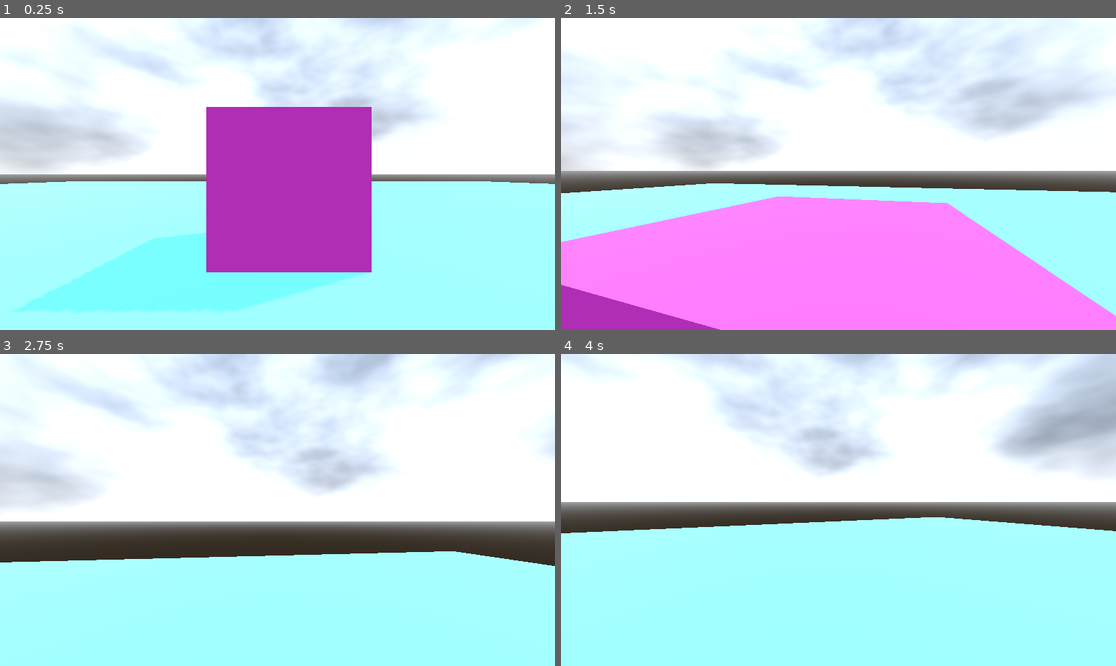
Above: before the commit, frames 1-4 (two rows, left to right).
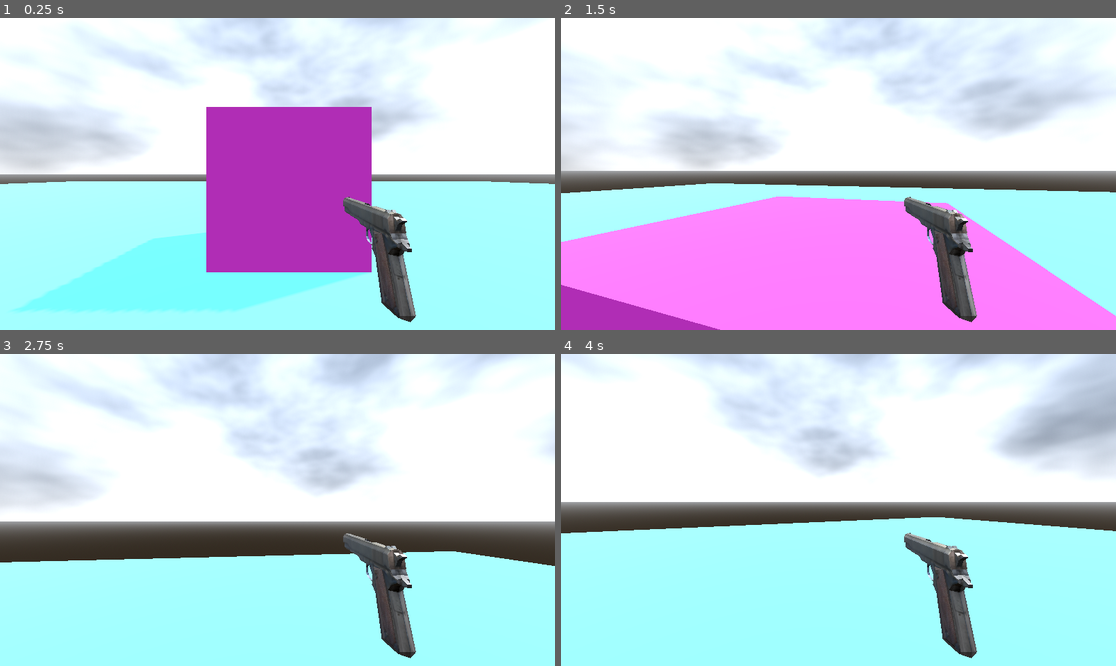
Above: after the commit, the same moments.

Repository: 1Magz1/FPS-Starter-Kit
Game: Godot game, scene res://levels/test/test.tscn
Two runs of this game, one before a commit and one after it. Both use one fixed random seed, a clock stepped at 60 frames per second and the inputs below.
Inputs (mouse positions are in pixels of both pictures, inside the frame that each line leads up to):
- Up to frame 1 (0.25 s): no input
- Up to frame 2 (1.5 s): tap Enter at 0.5 s; move the mouse to (866, 174) at 0.52 s; hold W (move_forward) from 0.53 s (still down); click (866, 174) at 0.6 s; tap Space (action_jump) at 0.77 s; move the mouse to (810, 174) at 1.27 s; tap C (action_crouch) at 1.35 s
- Up to frame 3 (2.75 s): keep holding W (move_forward); tap Space (action_jump) at 1.52 s; click (249, 510) at 1.55 s; move the mouse to (288, 503) at 2.02 s; tap Shift (action_walk) at 2.1 s; click (288, 503) at 2.3 s
- Up to frame 4 (4 s): keep holding W (move_forward); move the mouse to (832, 516) at 2.77 s; click (832, 516) at 2.85 s; tap Space (action_jump) at 3.02, 3.77 s; move the mouse to (877, 513) at 3.52 s; click (877, 513) at 3.6 s

The runs differ from the first frame. In frame 1, 2.3% of the frame differs, in the area x 61-75%, y 57-98%; in frame 2, 2.3%; in frame 3, 2.3%; in frame 4, 2.3%.
Error after the commit: Invalid access to property or key 'player_shoot' on a base object of type 'null instance'. (res://objects/weapon/base_weapon/base_weapon.gd:6)

Commit message:
main
add base weapon

Diff:
--- a/Objects/Player/player.gd
+++ b/Objects/Player/player.gd
@@ -25,6 +25,7 @@
 	'WALK': 'action_walk',
 	'CROUCH': 'action_crouch',
 	'JUMP': 'action_jump',
+	'SHOOT': 'action_shoot',
 }
 const movement_list = {
 	'LEFT': 'move_left',
@@ -41,6 +42,8 @@
 var is_crouch_btn_pressed = false
 const lerp_speed = 10.0
 
+signal player_shoot
+
 func _ready():
 	Input.mouse_mode = Input.MOUSE_MODE_CAPTURED
 
@@ -50,6 +53,7 @@
 	set_movement_state()
 	handle_jump(delta)
 	handle_movement(delta)
+	action_shoot()
 	move_and_slide()
 
 func _unhandled_input(event):
@@ -132,3 +136,7 @@
 		MovementState.Crouch:
 			current_speed = CROUCH_SPEED
 	return current_speed
+
+func action_shoot():
+	if Input.is_action_just_pressed(action_list.SHOOT):
+		emit_signal("player_shoot")
--- a/Objects/Player/player.tscn
+++ b/Objects/Player/player.tscn
@@ -1,6 +1,7 @@
-[gd_scene load_steps=5 format=3 uid="uid://bw3megsg6ajjt"]
+[gd_scene load_steps=6 format=3 uid="uid://bw3megsg6ajjt"]
 
 [ext_resource type="Script" path="res://objects/player/player.gd" id="1_cfl0d"]
+[ext_resource type="PackedScene" uid="uid://cxr1to476afx5" path="res://objects/weapon/pistol/pistol.tscn" id="2_mpj17"]
 
 [sub_resource type="CapsuleMesh" id="CapsuleMesh_p5sv7"]
 
@@ -19,6 +20,7 @@
 
 [node name="Mesh" type="MeshInstance3D" parent="."]
 transform = Transform3D(1, 0, 0, 0, 1, 0, 0, 0, 1, 2.08165e-12, 1, 2.08165e-12)
+visible = false
 cast_shadow = 0
 mesh = SubResource("CapsuleMesh_p5sv7")
 
@@ -35,6 +37,9 @@
 transform = Transform3D(1, 0, 0, 0, 1, 0, 0, 0, 1, 2.08165e-12, 1.8, 2.08165e-12)
 
 [node name="Camera" type="Camera3D" parent="Head"]
-transform = Transform3D(1, 0, 0, 0, 1, 0, 0, 0, 1, 2.08165e-12, 2.08165e-12, 2.08165e-12)
+transform = Transform3D(1, 0, 0, 0, 1, 0, 0, 0, 1, 2.08165e-12, 0, 2.08165e-12)
 
-[node name="Hand" type="Node3D" parent="."]
+[node name="WeaponManager" type="Node3D" parent="Head/Camera"]
+transform = Transform3D(-4.37114e-09, 3.48787e-17, 0.1, 3.48787e-17, 0.1, -3.48787e-17, -0.1, 3.48787e-17, -4.37114e-09, 0.045, -0.0599999, -0.0996529)
+
+[node name="Pistol" parent="Head/Camera/WeaponManager" instance=ExtResource("2_mpj17")]
--- /dev/null
+++ b/objects/weapon/base_weapon/base_weapon.gd
@@ -0,0 +1,9 @@
+extends Node3D
+
+func _ready():
+	var parent = get_tree().get_root().get_children()[0]
+	var emitter = parent.get_node("Player")
+	emitter.player_shoot.connect(shoot)
+
+func shoot():
+	print("shoot")
--- /dev/null
+++ b/objects/weapon/base_weapon/base_weapon.tscn
@@ -0,0 +1,8 @@
+[gd_scene load_steps=2 format=3 uid="uid://w2bpye7p153h"]
+
+[ext_resource type="Script" path="res://objects/weapon/base_weapon/base_weapon.gd" id="1_lkppv"]
+
+[node name="BaseWeapon" type="Node3D"]
+script = ExtResource("1_lkppv")
+
+[node name="MeshWrap" type="Node3D" parent="."]
--- /dev/null
+++ b/objects/weapon/pistol/pistol.tscn
@@ -0,0 +1,11 @@
+[gd_scene load_steps=3 format=3 uid="uid://cxr1to476afx5"]
+
+[ext_resource type="PackedScene" uid="uid://w2bpye7p153h" path="res://objects/weapon/base_weapon/base_weapon.tscn" id="1_iq8sf"]
+[ext_resource type="PackedScene" uid="uid://tqt33qrlauhw" path="res://assets/models/pistol/gun.glb" id="2_lxufa"]
+
+[node name="Pistol" instance=ExtResource("1_iq8sf")]
+
+[node name="MeshWrap" parent="." index="0"]
+transform = Transform3D(0.25, 0, 0, 0, 0.25, 0, 0, 0, 0.25, 0, 0, 0)
+
+[node name="Mesh" parent="MeshWrap" index="0" instance=ExtResource("2_lxufa")]
--- a/project.godot
+++ b/project.godot
@@ -14,6 +14,10 @@
 run/main_scene="res://levels/test/test.tscn"
 config/features=PackedStringArray("4.1", "Forward Plus")
 config/icon="res://icon.svg"
+
+[display]
+
+window/size/mode=2
 
 [filesystem]
 
@@ -60,3 +64,8 @@
 "events": [Object(InputEventKey,"resource_local_to_scene":false,"resource_name":"","device":-1,"window_id":0,"alt_pressed":false,"shift_pressed":false,"ctrl_pressed":false,"meta_pressed":false,"pressed":false,"keycode":0,"physical_keycode":67,"key_label":0,"unicode":99,"echo":false,"script":null)
 ]
 }
+action_shoot={
+"deadzone": 0.5,
+"events": [Object(InputEventMouseButton,"resource_local_to_scene":false,"resource_name":"","device":-1,"window_id":0,"alt_pressed":false,"shift_pressed":false,"ctrl_pressed":false,"meta_pressed":false,"button_mask":0,"position":Vector2(0, 0),"global_position":Vector2(0, 0),"factor":1.0,"button_index":1,"canceled":false,"pressed":false,"double_click":false,"script":null)
+]
+}
